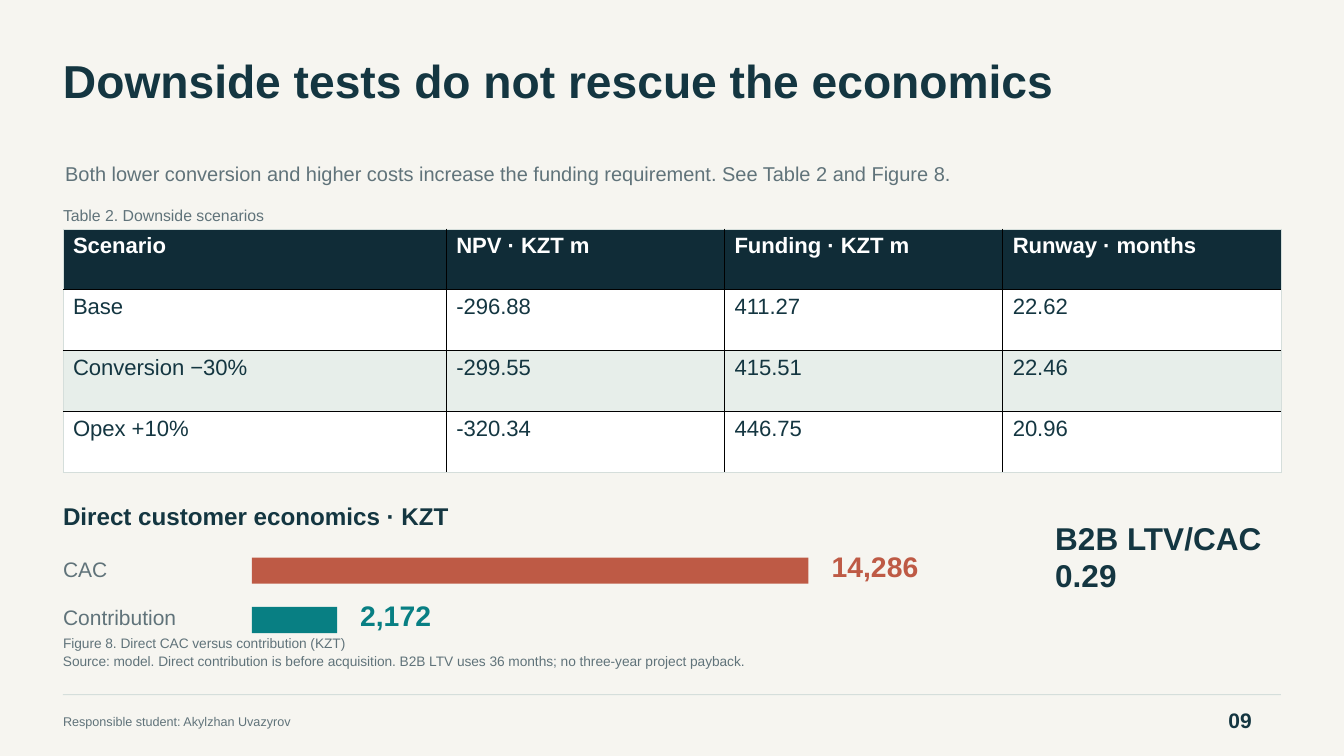
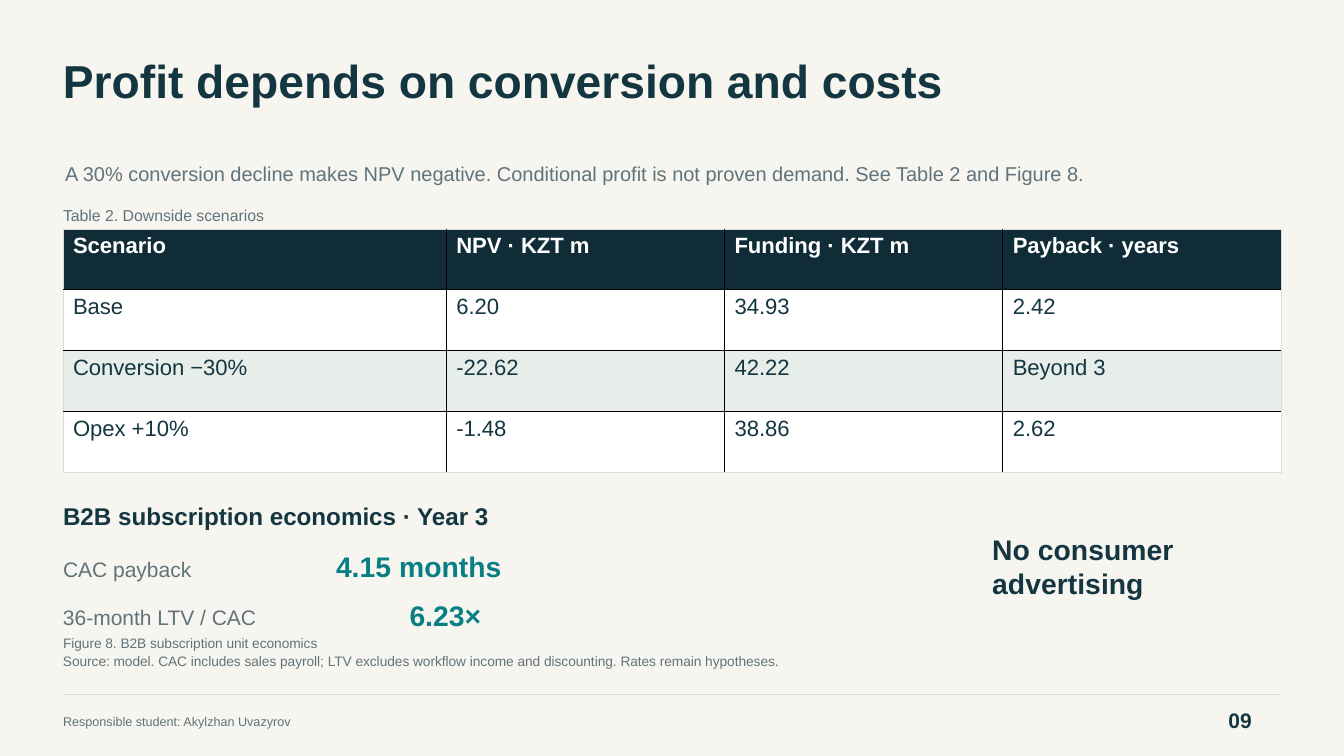
Before and after one commit to Arlan-prog/FinanceFinal, a slide deck: slide 9 of Final_Project_Presentation.pptx. Drawn at 1344x756 pixels with LibreOffice and Linux fonts; fonts in the diff are those of the drawing. Boxes give left, top, right and bottom in pixels: in the first picture for what was removed or moved away, otherwise in the second. Text is boxed around its words. In the diff, an @@ line names an element or a change of style, - is before the commit and + after.

Commit message:
Revise Kepil to conditional lean B2B model with monthly cash flow and sourced assumptions

```diff
--- a/Final_Project_Presentation.pptx
+++ b/Final_Project_Presentation.pptx
@@ text at [63, 64, 943, 108]: text changed @@
-Downside tests do not rescue the economics
+Profit depends on conversion and costs
@@ text at [65, 166, 1084, 185]: text changed @@
-Both lower conversion and higher costs increase the funding requirement. See Table 2 and Figure 8.
+A 30% conversion decline makes NPV negative. Conditional profit is not proven demand. See Table 2 and Figure 8.
@@ table at [63, 229, 1280, 473] @@
-row 1, column 4: Runway · months
+row 1, column 4: Payback · years
-row 2: Base | -296.88 | 411.27 | 22.62
+row 2: Base | 6.20 | 34.93 | 2.42
-row 3: Conversion −30% | -299.55 | 415.51 | 22.46
+row 3: Conversion −30% | -22.62 | 42.22 | Beyond 3
-row 4: Opex +10% | -320.34 | 446.75 | 20.96
+row 4: Opex +10% | -1.48 | 38.86 | 2.62
@@ text at [63, 507, 488, 530]: text changed @@
-Direct customer economics · KZT
+B2B subscription economics · Year 3
@@ text removed at [1055, 527, 1261, 588] @@
-B2B LTV/CAC
-0.29
@@ text at [63, 562, 191, 581]: text changed @@
-CAC
+CAC payback
@@ rectangle removed at [252, 558, 809, 584] @@
@@ text added at [336, 556, 501, 578], 20.2 pt, text #087F83, bold @@
+4.15 months
@@ text removed at [832, 557, 919, 582] @@
-14,286
@@ text added at [992, 540, 1174, 600], 20.2 pt, text #143641, bold @@
+No consumer
+advertising
@@ text removed at [63, 610, 176, 625] @@
-Contribution
@@ text added at [63, 610, 256, 625], 15 pt, text #60737A @@
+36-month LTV / CAC
@@ rectangle removed at [252, 607, 337, 633] @@
@@ text removed at [360, 606, 431, 631] @@
-2,172
@@ text added at [410, 606, 482, 627], 20.2 pt, text #087F83, bold @@
+6.23×
@@ text at [63, 638, 317, 651]: text changed @@
-Figure 8. Direct CAC versus contribution (KZT)
+Figure 8. B2B subscription unit economics
@@ text at [63, 656, 778, 669]: text changed @@
-Source: model. Direct contribution is before acquisition. B2B LTV uses 36 months; no three-year project payback.
+Source: model. CAC includes sales payroll; LTV excludes workflow income and discounting. Rates remain hypotheses.
```
Also in this commit, not shown: 11 other slides changed, 17 other files.
